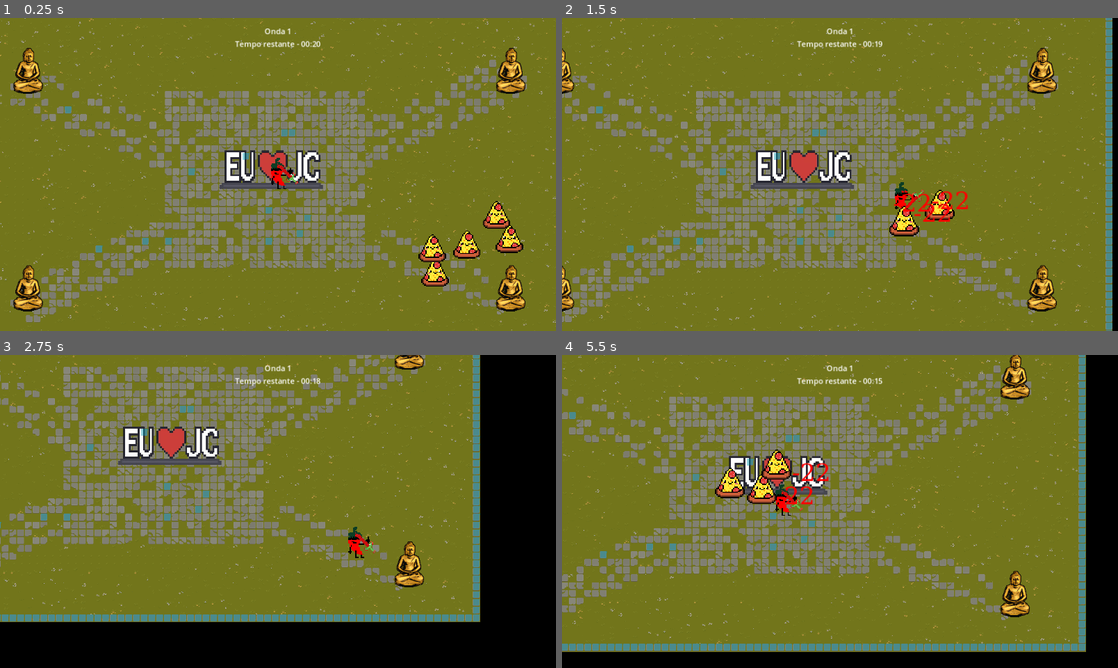
Above: before the commit, frames 1-4 (two rows, left to right).
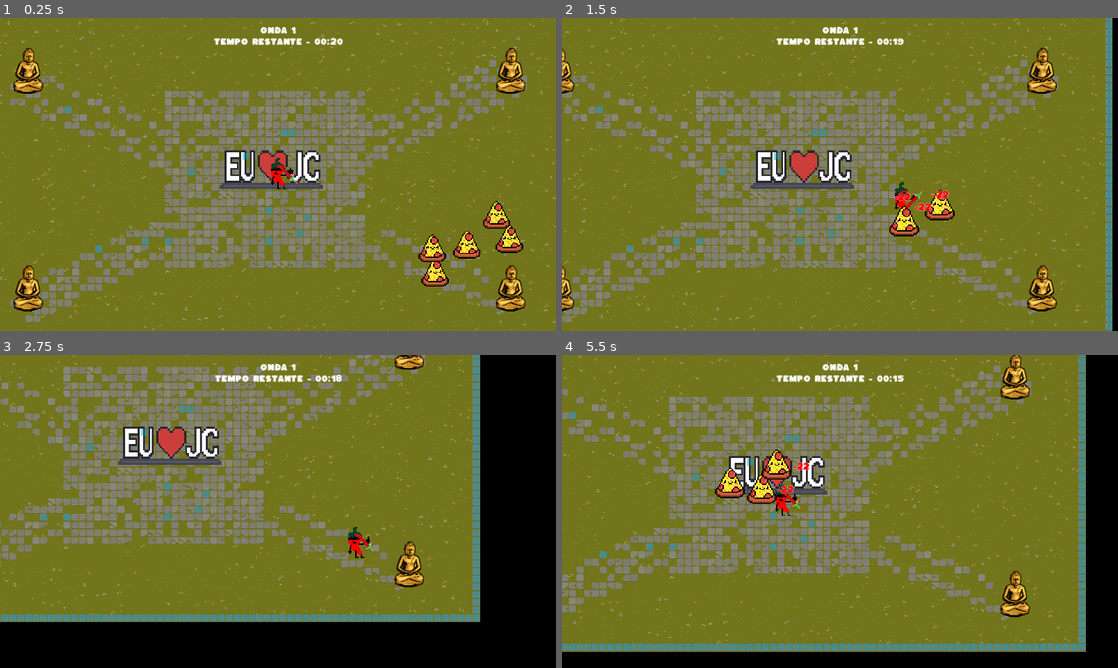
Above: after the commit, the same moments.

Repository: eduardomanhabosco/pepper-simulator
Game: Godot game, scene res://management/game_level.tscn
Same seed, same stepped clock (60 frames per second), same inputs: the game is played once before the commit and once after it. This scene is started directly instead of the project's main scene.
Inputs:
- Up to frame 1 (0.25 s): no input
- Up to frame 2 (1.5 s): hold D (move_right) 0.53-1.28 s; hold S (move_down) from 1.28 s (still down)
- Up to frame 3 (2.75 s): release S (move_down) at 2.03 s; hold D (move_right) from 2.03 s (still down)
- Up to frame 4 (5.5 s): release D (move_right) at 2.78 s; hold W (move_up) 2.78-3.53 s; hold A (move_left) 3.53-5.03 s; hold S (move_down) from 5.03 s (still down)

The runs differ from the first frame. In frame 1, 0.6% of the frame differs, in the area x 38-62%, y 2-10%; in frame 2, 1.1%, in the area x 38-73%, y 2-66%; in frame 3, 0.6%; in frame 4, 0.9%.

Commit message:
update: add title screen & add custom font

Diff:
--- a/interface/interface.tscn
+++ b/interface/interface.tscn
@@ -1,11 +1,10 @@
 [gd_scene load_steps=4 format=3 uid="uid://cj52x76gsyotw"]
 
 [ext_resource type="Script" path="res://interface/interface.gd" id="1_vtx4e"]
-
-[sub_resource type="FontVariation" id="FontVariation_arpar"]
+[ext_resource type="FontFile" uid="uid://cjyjk8xgsx0g1" path="res://assets/Kaph_Font_1_20/TrueType (.ttf)/Kaph-Regular.ttf" id="2_y5ix0"]
 
 [sub_resource type="LabelSettings" id="LabelSettings_o4h5c"]
-font = SubResource("FontVariation_arpar")
+font = ExtResource("2_y5ix0")
 
 [node name="Interface" type="CanvasLayer" node_paths=PackedStringArray("_wave_and_time")]
 process_mode = 3
--- a/interface/text_popup.tscn
+++ b/interface/text_popup.tscn
@@ -1,36 +1,13 @@
 [gd_scene load_steps=7 format=3 uid="uid://dheq8j1h53mdx"]
 
+[ext_resource type="FontFile" uid="uid://cjyjk8xgsx0g1" path="res://assets/Kaph_Font_1_20/TrueType (.ttf)/Kaph-Regular.ttf" id="1_bonr4"]
 [ext_resource type="Script" path="res://interface/text_popup.gd" id="1_byuy8"]
 
-[sub_resource type="FontFile" id="FontFile_sep80"]
-subpixel_positioning = 0
-msdf_pixel_range = 14
-msdf_size = 128
-cache/0/16/0/ascent = 0.0
-cache/0/16/0/descent = 0.0
-cache/0/16/0/underline_position = 0.0
-cache/0/16/0/underline_thickness = 0.0
-cache/0/16/0/scale = 1.0
-cache/0/17/0/ascent = 0.0
-cache/0/17/0/descent = 0.0
-cache/0/17/0/underline_position = 0.0
-cache/0/17/0/underline_thickness = 0.0
-cache/0/17/0/scale = 1.0
-cache/0/40/0/ascent = 0.0
-cache/0/40/0/descent = 0.0
-cache/0/40/0/underline_position = 0.0
-cache/0/40/0/underline_thickness = 0.0
-cache/0/40/0/scale = 1.0
-cache/0/50/0/ascent = 0.0
-cache/0/50/0/descent = 0.0
-cache/0/50/0/underline_position = 0.0
-cache/0/50/0/underline_thickness = 0.0
-cache/0/50/0/scale = 1.0
-
 [sub_resource type="LabelSettings" id="LabelSettings_5kwiv"]
-font = SubResource("FontFile_sep80")
-font_size = 50
+font = ExtResource("1_bonr4")
+font_size = 15
 font_color = Color(1, 0, 0, 1)
+outline_size = 2
 
 [sub_resource type="Animation" id="Animation_jb0mb"]
 length = 0.001
--- /dev/null
+++ b/interface/title_btn.tres
@@ -0,0 +1,67 @@
+[gd_resource type="Theme" load_steps=6 format=3 uid="uid://dv7062kd71gk1"]
+
+[ext_resource type="FontFile" uid="uid://cjyjk8xgsx0g1" path="res://assets/Kaph_Font_1_20/TrueType (.ttf)/Kaph-Regular.ttf" id="1_hmmlm"]
+
+[sub_resource type="StyleBoxFlat" id="StyleBoxFlat_5vnvy"]
+bg_color = Color(0.84778, 0.508793, 0.000469949, 1)
+border_width_left = 1
+border_width_top = 1
+border_width_right = 1
+border_width_bottom = 1
+border_color = Color(0.844827, 0.0200092, 0.107567, 1)
+corner_radius_top_left = 2
+corner_radius_top_right = 2
+corner_radius_bottom_right = 2
+corner_radius_bottom_left = 2
+expand_margin_top = 10.0
+expand_margin_bottom = 4.0
+
+[sub_resource type="StyleBoxFlat" id="StyleBoxFlat_10i3t"]
+bg_color = Color(0.84778, 0.508793, 0.000469949, 1)
+border_width_left = 1
+border_width_top = 1
+border_width_right = 1
+border_width_bottom = 1
+border_color = Color(0.844827, 0.0200092, 0.107567, 1)
+corner_radius_top_left = 2
+corner_radius_top_right = 2
+corner_radius_bottom_right = 2
+corner_radius_bottom_left = 2
+expand_margin_top = 10.0
+expand_margin_bottom = 4.0
+
+[sub_resource type="StyleBoxFlat" id="StyleBoxFlat_5brih"]
+bg_color = Color(0.844827, 0.0200092, 0.107567, 1)
+border_width_left = 1
+border_width_top = 1
+border_width_right = 1
+border_width_bottom = 1
+border_color = Color(0.612299, 1.50409e-06, 5.77569e-07, 1)
+corner_radius_top_left = 2
+corner_radius_top_right = 2
+corner_radius_bottom_right = 2
+corner_radius_bottom_left = 2
+expand_margin_top = 10.0
+expand_margin_bottom = 4.0
+
+[sub_resource type="StyleBoxFlat" id="StyleBoxFlat_pky75"]
+bg_color = Color(0.84778, 0.508793, 0.000469949, 1)
+border_width_left = 1
+border_width_top = 1
+border_width_right = 1
+border_width_bottom = 1
+border_color = Color(0.612299, 1.50409e-06, 5.77569e-07, 1)
+corner_radius_top_left = 2
+corner_radius_top_right = 2
+corner_radius_bottom_right = 2
+corner_radius_bottom_left = 2
+expand_margin_top = 10.0
+expand_margin_bottom = 4.0
+
+[resource]
+default_font = ExtResource("1_hmmlm")
+Button/colors/font_color = Color(1, 1, 1, 1)
+Button/styles/focus = SubResource("StyleBoxFlat_5vnvy")
+Button/styles/hover = SubResource("StyleBoxFlat_10i3t")
+Button/styles/normal = SubResource("StyleBoxFlat_5brih")
+Button/styles/pressed = SubResource("StyleBoxFlat_pky75")
--- /dev/null
+++ b/interface/title_screen.gd
@@ -0,0 +1,23 @@
+extends Control
+
+
+# Called when the node enters the scene tree for the first time.
+func _ready() -> void:
+	pass # Replace with function body.
+
+
+# Called every frame. 'delta' is the elapsed time since the previous frame.
+func _process(delta: float) -> void:
+	pass
+
+
+func _on_start_btn_pressed() -> void:
+	get_tree().change_scene_to_file("res://management/game_level.tscn")
+
+
+func _on_credits_btn_pressed() -> void:
+	pass # Replace with function body.
+
+
+func _on_quit_btn_pressed() -> void:
+	get_tree().quit()
--- /dev/null
+++ b/interface/title_screen.tscn
@@ -0,0 +1,147 @@
+[gd_scene load_steps=8 format=3 uid="uid://fnxgoi2kq4wi"]
+
+[ext_resource type="Texture2D" uid="uid://dnx85y2y5yr5d" path="res://assets/title_screen.jpg" id="1_lukqk"]
+[ext_resource type="Script" path="res://interface/title_screen.gd" id="1_mnyw5"]
+[ext_resource type="Theme" uid="uid://dv7062kd71gk1" path="res://interface/title_btn.tres" id="2_cq38a"]
+
+[sub_resource type="StyleBoxEmpty" id="StyleBoxEmpty_fh21w"]
+
+[sub_resource type="Animation" id="Animation_1be12"]
+resource_name = "reveal"
+length = 1.3
+tracks/0/type = "value"
+tracks/0/imported = false
+tracks/0/enabled = true
+tracks/0/path = NodePath("bg:modulate")
+tracks/0/interp = 1
+tracks/0/loop_wrap = true
+tracks/0/keys = {
+"times": PackedFloat32Array(0, 0.3),
+"transitions": PackedFloat32Array(1, 1),
+"update": 0,
+"values": [Color(1, 1, 1, 0), Color(1, 1, 1, 1)]
+}
+tracks/1/type = "value"
+tracks/1/imported = false
+tracks/1/enabled = true
+tracks/1/path = NodePath("MarginContainer:position")
+tracks/1/interp = 1
+tracks/1/loop_wrap = true
+tracks/1/keys = {
+"times": PackedFloat32Array(0.3, 0.7),
+"transitions": PackedFloat32Array(1, 1),
+"update": 0,
+"values": [Vector2(-260, 0), Vector2(0, 0)]
+}
+
+[sub_resource type="Animation" id="Animation_6euca"]
+length = 0.001
+tracks/0/type = "value"
+tracks/0/imported = false
+tracks/0/enabled = true
+tracks/0/path = NodePath("bg:modulate")
+tracks/0/interp = 1
+tracks/0/loop_wrap = true
+tracks/0/keys = {
+"times": PackedFloat32Array(0),
+"transitions": PackedFloat32Array(1),
+"update": 0,
+"values": [Color(1, 1, 1, 1)]
+}
+tracks/1/type = "value"
+tracks/1/imported = false
+tracks/1/enabled = true
+tracks/1/path = NodePath("MarginContainer:position")
+tracks/1/interp = 1
+tracks/1/loop_wrap = true
+tracks/1/keys = {
+"times": PackedFloat32Array(0),
+"transitions": PackedFloat32Array(1),
+"update": 0,
+"values": [Vector2(0, 0)]
+}
+
+[sub_resource type="AnimationLibrary" id="AnimationLibrary_mv2ki"]
+_data = {
+"RESET": SubResource("Animation_6euca"),
+"reveal": SubResource("Animation_1be12")
+}
+
+[node name="TitleScreen" type="Control"]
+layout_mode = 3
+anchors_preset = 15
+anchor_right = 1.0
+anchor_bottom = 1.0
+grow_horizontal = 2
+grow_vertical = 2
+script = ExtResource("1_mnyw5")
+
+[node name="bg" type="TextureRect" parent="."]
+layout_mode = 2
+offset_right = 1152.0
+offset_bottom = 648.0
+texture = ExtResource("1_lukqk")
+expand_mode = 2
+
+[node name="MarginContainer" type="MarginContainer" parent="."]
+layout_mode = 1
+anchors_preset = 15
+anchor_right = 1.0
+anchor_bottom = 1.0
+grow_horizontal = 2
+grow_vertical = 2
+theme_override_constants/margin_left = 50
+theme_override_constants/margin_top = 20
+theme_override_constants/margin_bottom = 50
+
+[node name="HBoxContainer" type="HBoxContainer" parent="MarginContainer"]
+layout_mode = 2
+size_flags_horizontal = 0
+size_flags_vertical = 8
+
+[node name="VBoxContainer" type="VBoxContainer" parent="MarginContainer/HBoxContainer"]
+custom_minimum_size = Vector2(200, 0)
+layout_mode = 2
+size_flags_horizontal = 4
+size_flags_vertical = 0
+
+[node name="TextureRect" type="TextureRect" parent="MarginContainer/HBoxContainer/VBoxContainer"]
+layout_mode = 2
+
+[node name="start_btn" type="Button" parent="MarginContainer/HBoxContainer/VBoxContainer"]
+layout_mode = 2
+theme = ExtResource("2_cq38a")
+text = "START"
+
+[node name="HSeparator" type="HSeparator" parent="MarginContainer/HBoxContainer/VBoxContainer"]
+custom_minimum_size = Vector2(0, 20)
+layout_mode = 2
+theme_override_styles/separator = SubResource("StyleBoxEmpty_fh21w")
+
+[node name="credits_btn" type="Button" parent="MarginContainer/HBoxContainer/VBoxContainer"]
+layout_mode = 2
+theme = ExtResource("2_cq38a")
+text = "CREDITS"
+
+[node name="HSeparator2" type="HSeparator" parent="MarginContainer/HBoxContainer/VBoxContainer"]
+custom_minimum_size = Vector2(0, 20)
+layout_mode = 2
+theme_override_styles/separator = SubResource("StyleBoxEmpty_fh21w")
+
+[node name="quit_btn" type="Button" parent="MarginContainer/HBoxContainer/VBoxContainer"]
+layout_mode = 2
+theme = ExtResource("2_cq38a")
+text = "QUIT GAME"
+
+[node name="pepper" type="TextureRect" parent="MarginContainer/HBoxContainer"]
+layout_mode = 2
+
+[node name="AnimationPlayer" type="AnimationPlayer" parent="."]
+libraries = {
+"": SubResource("AnimationLibrary_mv2ki")
+}
+autoplay = "reveal"
+
+[connection signal="pressed" from="MarginContainer/HBoxContainer/VBoxContainer/start_btn" to="." method="_on_start_btn_pressed"]
+[connection signal="pressed" from="MarginContainer/HBoxContainer/VBoxContainer/credits_btn" to="." method="_on_credits_btn_pressed"]
+[connection signal="pressed" from="MarginContainer/HBoxContainer/VBoxContainer/quit_btn" to="." method="_on_quit_btn_pressed"]
--- a/project.godot
+++ b/project.godot
@@ -11,7 +11,7 @@
 [application]
 
 config/name="Pepper Simulator"
-run/main_scene="uid://bm73feffdw01h"
+run/main_scene="res://interface/interface.tscn"
 config/features=PackedStringArray("4.3", "Mobile")
 config/icon="res://icon.svg"
 
Binary file added: assets/Kaph_Font_1_20/TrueType (.ttf)/Kaph-Regular.ttf
Not shown, added: assets/Kaph_Font_1_20/TrueType (.ttf)/Kaph-Regular.ttf.import
Binary file added: assets/title_screen.jpg
Not shown, added: assets/title_screen.jpg.import
Not shown, added: assets/Kaph_Font_1_20/GGBotNet.URL
